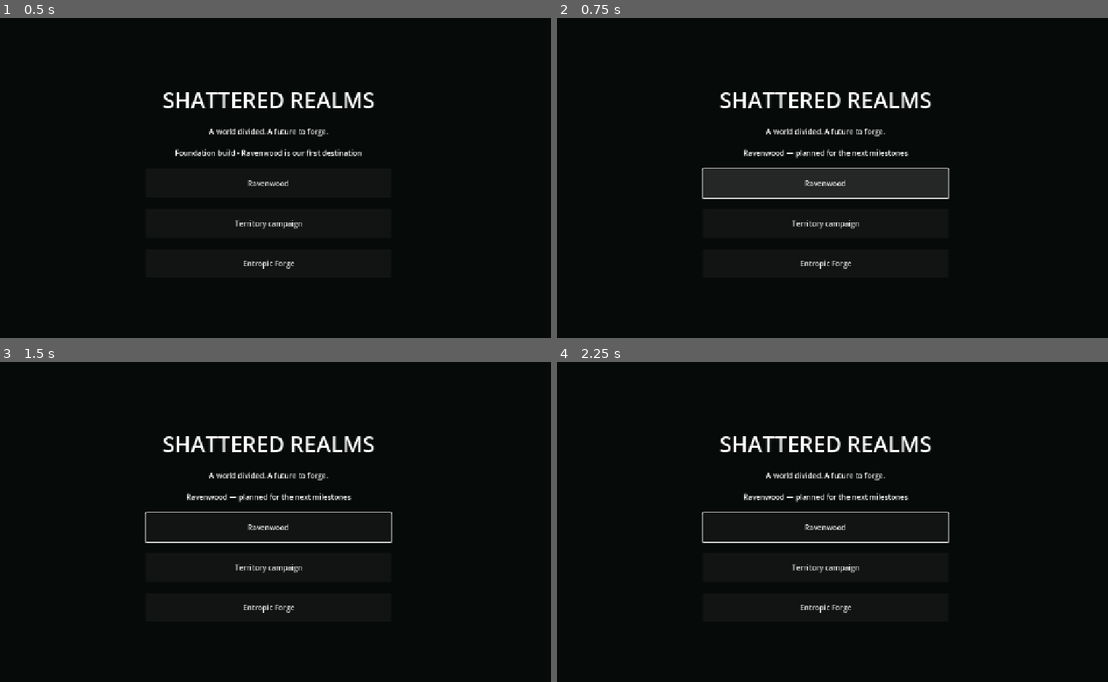
Above: before the commit, frames 1-4 (two rows, left to right).
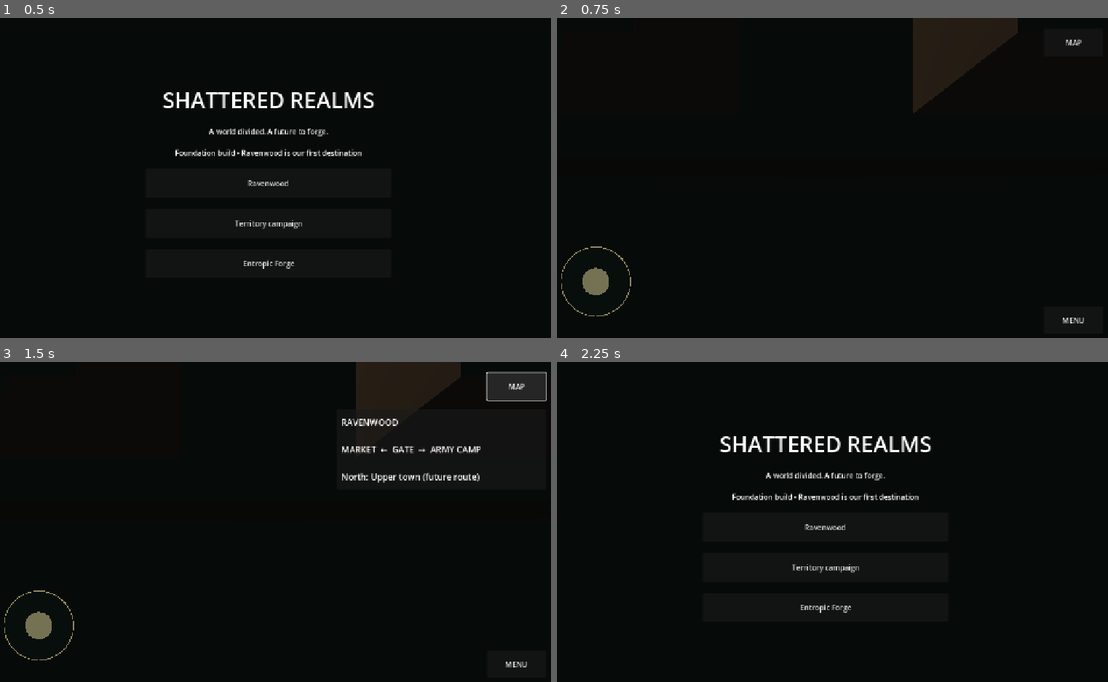
Above: after the commit, the same moments.

Repository: tpylman90-ctrl/Shattered-realmsv1.0
Game: Godot game, scene res://scenes/main.tscn
Two runs of this game, one before a commit and one after it. Both use one fixed random seed, a clock stepped at 60 frames per second and the inputs below.
Inputs (mouse positions are in pixels of both pictures, inside the frame that each line leads up to):
- Up to frame 1 (0.5 s): no input
- Up to frame 2 (0.75 s): click "Ravenwood" at 0.5 s
- Up to frame 3 (1.5 s): click (517, 387) at 1.25 s, where only the run after the commit has a clickable "MAP"
- Up to frame 4 (2.25 s): click (1074, 662) at 2 s, where only the run after the commit has a clickable "MENU"

Frame 1 is identical in both runs. In frame 2, 10% of the frame differs, in the area x 0-96%, y 0-96%; in frame 3, 7.1%; in frame 4, 0.8%.
Error after the commit: Trying to assign value of type 'Nil' to a variable of type 'Dictionary'. (res://scripts/field.gd:151)

Commit message:
Build Ravenwood gate, market and camp with Blender backdrops and touch exploration

Diff:
--- a/game/project.godot
+++ b/game/project.godot
@@ -9,6 +9,7 @@
 window/size/viewport_width=1280
 window/size/viewport_height=720
 window/stretch/mode="canvas_items"
+window/stretch/aspect="keep"
 window/handheld/orientation=0
 
 [rendering]
--- /dev/null
+++ b/game/scenes/ravenwood.tscn
@@ -0,0 +1,4 @@
+[gd_scene load_steps=2 format=3]
+[ext_resource type="Script" path="res://scripts/field.gd" id="1"]
+[node name="Ravenwood" type="Node3D"]
+script = ExtResource("1")
--- /dev/null
+++ b/game/scripts/field.gd
@@ -0,0 +1,230 @@
+extends Node3D
+
+const ROOT := "res://assets/generated/ravenwood/"
+var field_id := "gate"
+var camera: Camera3D
+var player: CharacterBody3D
+var backdrop: TextureRect
+var foreground: TextureRect
+var heading: Label
+var hint: Label
+var joystick: Control
+var transition_lock := 0.0
+var destination := Vector3.ZERO
+var walking_to_target := false
+var moving_time := 0.0
+var body_visual: Node3D
+
+func _ready() -> void:
+	_build_layers()
+	camera = Camera3D.new()
+	add_child(camera)
+	camera.current = true
+	var environment := WorldEnvironment.new()
+	var settings := Environment.new()
+	settings.background_mode = Environment.BG_CANVAS
+	settings.ambient_light_source = Environment.AMBIENT_SOURCE_COLOR
+	settings.ambient_light_color = Color(0.7, 0.76, 0.85)
+	settings.ambient_light_energy = 0.7
+	environment.environment = settings
+	add_child(environment)
+	var sun := DirectionalLight3D.new()
+	sun.rotation_degrees = Vector3(-50, -25, 0)
+	sun.light_color = Color(1.0, 0.86, 0.66)
+	sun.light_energy = 1.5
+	add_child(sun)
+	_build_player()
+	load_field("gate", Vector3(0, 0, 2.5))
+
+func _build_layers() -> void:
+	var background_layer := CanvasLayer.new()
+	background_layer.layer = -1
+	add_child(background_layer)
+	backdrop = TextureRect.new()
+	backdrop.set_anchors_and_offsets_preset(Control.PRESET_FULL_RECT)
+	backdrop.mouse_filter = Control.MOUSE_FILTER_IGNORE
+	background_layer.add_child(backdrop)
+	var front_layer := CanvasLayer.new()
+	front_layer.layer = 2
+	add_child(front_layer)
+	foreground = TextureRect.new()
+	foreground.set_anchors_and_offsets_preset(Control.PRESET_FULL_RECT)
+	foreground.mouse_filter = Control.MOUSE_FILTER_IGNORE
+	front_layer.add_child(foreground)
+	var ui := CanvasLayer.new()
+	ui.layer = 3
+	add_child(ui)
+	var panel := PanelContainer.new()
+	panel.position = Vector2(26, 20)
+	var style := StyleBoxFlat.new()
+	style.bg_color = Color(0.025, 0.045, 0.035, 0.85)
+	style.content_margin_left = 18
+	style.content_margin_right = 18
+	style.content_margin_top = 10
+	style.content_margin_bottom = 10
+	panel.add_theme_stylebox_override("panel", style)
+	ui.add_child(panel)
+	heading = Label.new()
+	heading.add_theme_font_size_override("font_size", 24)
+	panel.add_child(heading)
+	hint = Label.new()
+	hint.position = Vector2(260, 660)
+	hint.add_theme_font_size_override("font_size", 18)
+	ui.add_child(hint)
+	joystick = preload("res://scripts/joystick.gd").new()
+	joystick.position = Vector2(45, 490)
+	joystick.size = Vector2(180, 180)
+	ui.add_child(joystick)
+	var map := Button.new()
+	map.text = "MAP"
+	map.position = Vector2(1120, 24)
+	map.size = Vector2(130, 60)
+	ui.add_child(map)
+	var map_panel := PanelContainer.new()
+	map_panel.position = Vector2(790, 105)
+	map_panel.size = Vector2(460, 175)
+	map_panel.visible = false
+	ui.add_child(map_panel)
+	var map_label := Label.new()
+	map_label.text = "  RAVENWOOD\n\n  MARKET  ←  GATE  →  ARMY CAMP\n\n  North: Upper town (future route)"
+	map_label.add_theme_font_size_override("font_size", 19)
+	map_panel.add_child(map_label)
+	map.pressed.connect(func(): map_panel.visible = not map_panel.visible)
+	var back := Button.new()
+	back.text = "MENU"
+	back.position = Vector2(1120, 635)
+	back.size = Vector2(130, 60)
+	ui.add_child(back)
+	back.pressed.connect(func(): get_tree().change_scene_to_file("res://scenes/main.tscn"))
+
+func _mesh(mesh: Mesh, color: Color, location: Vector3, parent: Node3D) -> MeshInstance3D:
+	var instance := MeshInstance3D.new()
+	instance.mesh = mesh
+	var material := StandardMaterial3D.new()
+	material.albedo_color = color
+	material.roughness = 0.85
+	instance.material_override = material
+	instance.position = location
+	parent.add_child(instance)
+	return instance
+
+func _build_player() -> void:
+	player = CharacterBody3D.new()
+	player.name = "Adventurer"
+	add_child(player)
+	var shape := CollisionShape3D.new()
+	var capsule := CapsuleShape3D.new()
+	capsule.radius = 0.22
+	capsule.height = 1.6
+	shape.shape = capsule
+	shape.position.y = 0.8
+	player.add_child(shape)
+	body_visual = Node3D.new()
+	player.add_child(body_visual)
+	var torso := CapsuleMesh.new()
+	torso.radius = 0.26
+	torso.height = 0.8
+	_mesh(torso, Color(0.14, 0.24, 0.22), Vector3(0, 1, 0), body_visual)
+	var head := SphereMesh.new()
+	head.radius = 0.19
+	head.height = 0.38
+	_mesh(head, Color(0.65, 0.43, 0.28), Vector3(0, 1.56, 0), body_visual)
+	for x in [-0.14, 0.14]:
+		var leg := BoxMesh.new()
+		leg.size = Vector3(0.19, 0.65, 0.22)
+		_mesh(leg, Color(0.12, 0.10, 0.08), Vector3(x, 0.36, 0), body_visual)
+		var arm := CapsuleMesh.new()
+		arm.radius = 0.09
+		arm.height = 0.65
+		_mesh(arm, Color(0.22, 0.16, 0.10), Vector3(x * 2.4, 1, 0), body_visual)
+	var blade := BoxMesh.new()
+	blade.size = Vector3(0.08, 0.85, 0.04)
+	_mesh(blade, Color(0.55, 0.6, 0.59), Vector3(0.38, 0.55, 0.15), body_visual)
+	var shadow := CylinderMesh.new()
+	shadow.top_radius = 0.32
+	shadow.bottom_radius = 0.32
+	shadow.height = 0.004
+	_mesh(shadow, Color(0.10, 0.095, 0.07), Vector3(0, 0.008, 0), player)
+
+func load_field(id: String, spawn: Vector3) -> void:
+	field_id = id
+	var data: Dictionary = JSON.parse_string(FileAccess.get_file_as_string(ROOT + id + ".json"))
+	backdrop.texture = load(ROOT + id + ".png")
+	foreground.texture = load(ROOT + id + "_foreground.png")
+	var pos: Array = data.camera_position
+	var target: Array = data.camera_target
+	camera.position = Vector3(pos[0], pos[1], pos[2])
+	camera.look_at(Vector3(target[0], target[1], target[2]))
+	camera.fov = data.fov
+	if has_node("WalkMesh"):
+		get_node("WalkMesh").free()
+	var floor_body := StaticBody3D.new()
+	floor_body.name = "WalkMesh"
+	var collision := CollisionShape3D.new()
+	var mesh_shape := ConcavePolygonShape3D.new()
+	var faces := PackedVector3Array()
+	for index in data.triangles:
+		var point: Array = data.walkmesh[index]
+		faces.append(Vector3(point[0], point[1], point[2]))
+	mesh_shape.set_faces(faces)
+	collision.shape = mesh_shape
+	floor_body.add_child(collision)
+	add_child(floor_body)
+	player.position = spawn
+	player.velocity = Vector3.ZERO
+	walking_to_target = false
+	transition_lock = 0.7
+	heading.text = "RAVENWOOD  /  " + {"gate": "Gate courtyard", "market": "Market square", "camp": "Army camp"}[id]
+	hint.text = {"gate": "Market ← west passage     •     east passage → Army camp", "market": "Inn and forge: future interiors     •     east passage → Gate", "camp": "Barracks and training: future features     •     west passage → Gate"}[id]
+
+func _unhandled_input(event: InputEvent) -> void:
+	if event is InputEventMouseButton and event.button_index == MOUSE_BUTTON_LEFT and event.pressed:
+		_set_target(event.position)
+	elif event is InputEventScreenTouch and event.pressed:
+		_set_target(event.position)
+
+func _set_target(screen: Vector2) -> void:
+	var plane := Plane(Vector3.UP, 0)
+	var hit = plane.intersects_ray(camera.project_ray_origin(screen), camera.project_ray_normal(screen))
+	if hit != null:
+		destination = Vector3(clampf(hit.x, -5.95, 5.95), 0, clampf(hit.z, -3.1, 3.1))
+		walking_to_target = true
+
+func _physics_process(delta: float) -> void:
+	transition_lock = maxf(0, transition_lock - delta)
+	var input := Vector2.ZERO
+	input.x = float(Input.is_physical_key_pressed(KEY_D) or Input.is_physical_key_pressed(KEY_RIGHT)) - float(Input.is_physical_key_pressed(KEY_A) or Input.is_physical_key_pressed(KEY_LEFT))
+	input.y = float(Input.is_physical_key_pressed(KEY_S) or Input.is_physical_key_pressed(KEY_DOWN)) - float(Input.is_physical_key_pressed(KEY_W) or Input.is_physical_key_pressed(KEY_UP))
+	if joystick.direction.length() > 0.1:
+		input = joystick.direction
+	if input.length() > 0.1:
+		walking_to_target = false
+	elif walking_to_target:
+		var offset := destination - player.position
+		if Vector2(offset.x, offset.z).length() < 0.12:
+			walking_to_target = false
+		else:
+			input = Vector2(offset.x, offset.z).normalized()
+	input = input.limit_length()
+	player.velocity = Vector3(input.x * 3, -1, input.y * 3)
+	player.move_and_slide()
+	player.position.x = clampf(player.position.x, -6, 6)
+	player.position.z = clampf(player.position.z, -3.1, 3.1)
+	player.position.y = maxf(0, player.position.y)
+	if input.length() > 0.1:
+		body_visual.rotation.y = lerp_angle(body_visual.rotation.y, atan2(input.x, input.y), delta * 12)
+		moving_time += delta * 10
+		body_visual.position.y = sin(moving_time) * 0.025
+	else:
+		body_visual.position.y = 0
+	if transition_lock > 0 or absf(player.position.z) > 1.6:
+		return
+	if field_id == "gate":
+		if player.position.x < -5.7:
+			load_field("market", Vector3(4.7, 0, 0))
+		elif player.position.x > 5.7:
+			load_field("camp", Vector3(-4.7, 0, 0))
+	elif field_id == "market" and player.position.x > 5.7:
+		load_field("gate", Vector3(-4.7, 0, 0))
+	elif field_id == "camp" and player.position.x < -5.7:
+		load_field("gate", Vector3(4.7, 0, 0))
--- /dev/null
+++ b/game/scripts/joystick.gd
@@ -0,0 +1,32 @@
+extends Control
+var direction := Vector2.ZERO
+var finger := -1
+var knob := Vector2.ZERO
+
+func _ready() -> void:
+	mouse_filter = Control.MOUSE_FILTER_STOP
+
+func _draw() -> void:
+	draw_circle(Vector2(90, 90), 76, Color(0.04, 0.07, 0.06, 0.58))
+	draw_arc(Vector2(90, 90), 76, 0, TAU, 64, Color(0.7, 0.65, 0.45, 0.8), 2)
+	draw_circle(Vector2(90, 90) + knob, 30, Color(0.6, 0.58, 0.42, 0.75))
+
+func _input(event: InputEvent) -> void:
+	if event is InputEventScreenTouch:
+		var local: Vector2 = get_global_transform_with_canvas().affine_inverse() * event.position
+		if event.pressed and finger == -1 and local.distance_to(Vector2(90, 90)) < 90:
+			finger = event.index
+			_update(local)
+			get_viewport().set_input_as_handled()
+		elif not event.pressed and event.index == finger:
+			finger = -1
+			_update(Vector2(90, 90))
+			get_viewport().set_input_as_handled()
+	elif event is InputEventScreenDrag and event.index == finger:
+		_update(get_global_transform_with_canvas().affine_inverse() * event.position)
+		get_viewport().set_input_as_handled()
+
+func _update(local: Vector2) -> void:
+	knob = (local - Vector2(90, 90)).limit_length(55)
+	direction = knob / 55
+	queue_redraw()
--- a/game/scripts/main.gd
+++ b/game/scripts/main.gd
@@ -24,5 +24,8 @@
 		var button := Button.new()
 		button.text = section
 		button.custom_minimum_size = Vector2(540, 64)
-		button.pressed.connect(func(): status.text = section + " — planned for the next milestones")
+		if section == "Ravenwood":
+			button.pressed.connect(func(): get_tree().change_scene_to_file("res://scenes/ravenwood.tscn"))
+		else:
+			button.pressed.connect(func(): status.text = section + " — planned for the next milestones")
 		panel.add_child(button)
--- /dev/null
+++ b/game/tests/test_fields.gd
@@ -0,0 +1,34 @@
+extends GutTest
+
+func test_camera_and_walkmesh_contract() -> void:
+	for field in ["gate", "market", "camp"]:
+		var root: String = "res://assets/generated/ravenwood/" + field
+		assert_true(ResourceLoader.exists(root + ".png"))
+		assert_true(ResourceLoader.exists(root + "_foreground.png"))
+		var data: Dictionary = JSON.parse_string(FileAccess.get_file_as_string(root + ".json"))
+		assert_gt(float(data.fov), 10.0)
+		assert_eq(data.walkmesh.size(), 4)
+		assert_eq(data.triangles.size(), 6)
+
+func test_exit_connections_and_safe_return_spawns() -> void:
+	var scene = load("res://scenes/ravenwood.tscn").instantiate()
+	add_child_autofree(scene)
+	assert_eq(scene.field_id, "gate")
+	scene.player.position = Vector3(-5.9, 0, 0)
+	scene.transition_lock = 0
+	scene._physics_process(0.01)
+	assert_eq(scene.field_id, "market")
+	assert_lt(scene.player.position.x, 5.7)
+	scene.player.position = Vector3(5.9, 0, 0)
+	scene.transition_lock = 0
+	scene._physics_process(0.01)
+	assert_eq(scene.field_id, "gate")
+	assert_gt(scene.player.position.x, -5.7)
+	scene.player.position = Vector3(5.9, 0, 0)
+	scene.transition_lock = 0
+	scene._physics_process(0.01)
+	assert_eq(scene.field_id, "camp")
+	scene.player.position = Vector3(-5.9, 0, 0)
+	scene.transition_lock = 0
+	scene._physics_process(0.01)
+	assert_eq(scene.field_id, "gate")
Not shown, added: game/scripts/field.gd.uid
Not shown, added: game/scripts/joystick.gd.uid
Not shown, added: game/scripts/main.gd.uid
Not shown, added: game/scripts/recipe.gd.uid
Not shown, added: game/tests/test_fields.gd.uid
Not shown, added: game/tests/test_recipe.gd.uid
Not shown, changed: .github/workflows/build.yml
Not shown, changed: README.md
Not shown, changed: docs/FIELD_SCENES.md
Not shown, added: tools/build_ravenwood.py
